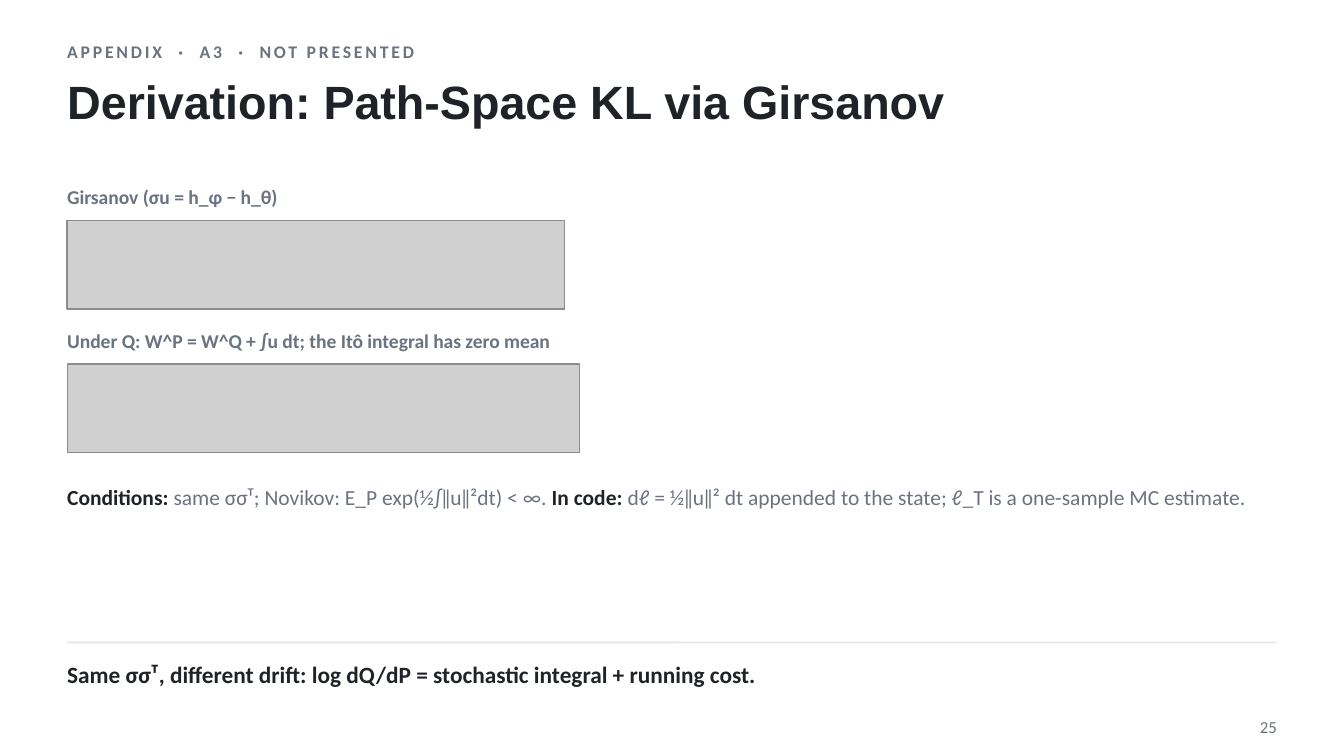
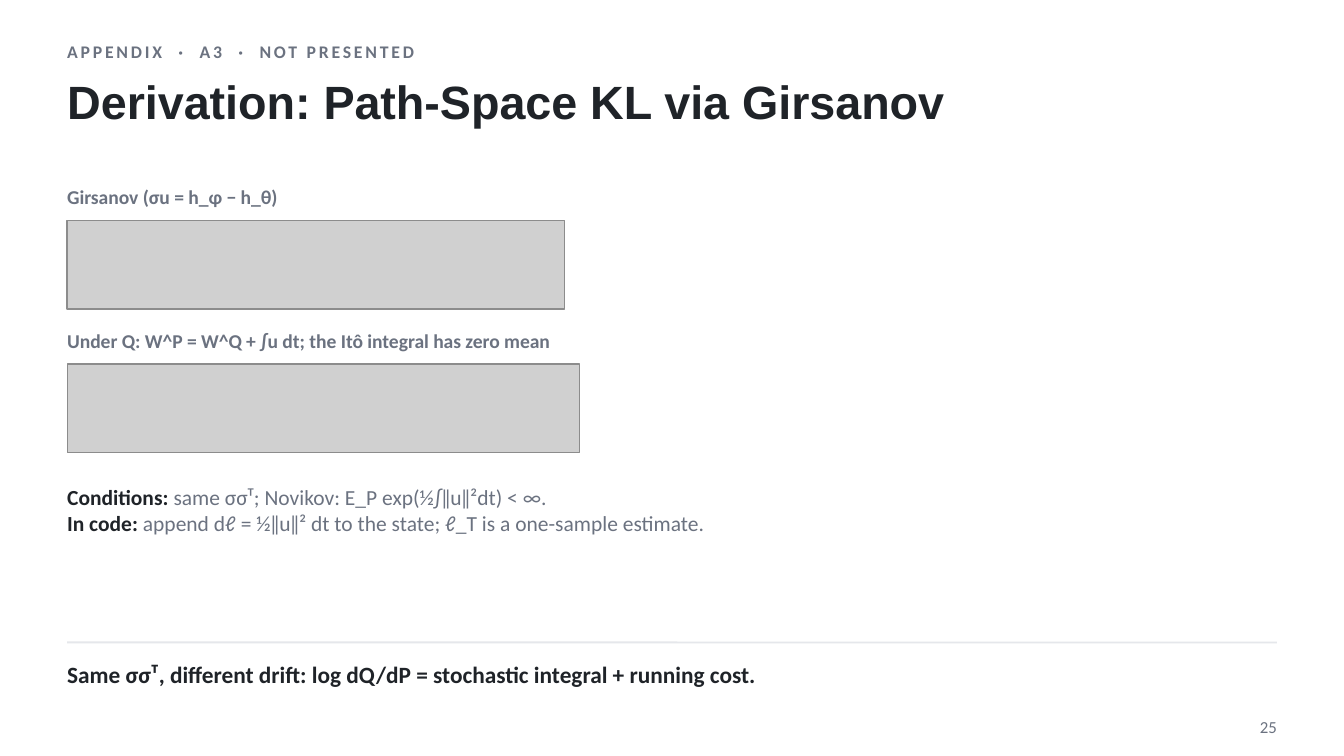
Before and after one commit to nishadw/neural-sde, a slide deck: slide 25 of lecture/neural_sde_lecture.pptx. Drawn at 1344x756 pixels with LibreOffice and Linux fonts; fonts in the diff are those of the drawing; grey boxes stand for pictures. Boxes give left, top, right and bottom in pixels: in the first picture for what was removed or moved away, otherwise in the second. Text is boxed around its words. In the diff, an @@ line names an element or a change of style, - is before the commit and + after.

```diff
--- a/lecture/neural_sde_lecture.pptx
+++ b/lecture/neural_sde_lecture.pptx
@@ text at [67,488,704,535]: text changed @@
-Conditions: same σσᵀ; Novikov: E_P exp(½∫‖u‖²dt) < ∞. In code: dℓ = ½‖u‖² dt appended to the state; ℓ_T is a one-sample MC estimate.
+Conditions: same σσᵀ; Novikov: E_P exp(½∫‖u‖²dt) < ∞.
+In code: append dℓ = ½‖u‖² dt to the state; ℓ_T is a one-sample estimate.
```
Also in this commit, not shown: 13 other slides changed, 1 slide added, 9 other files.
